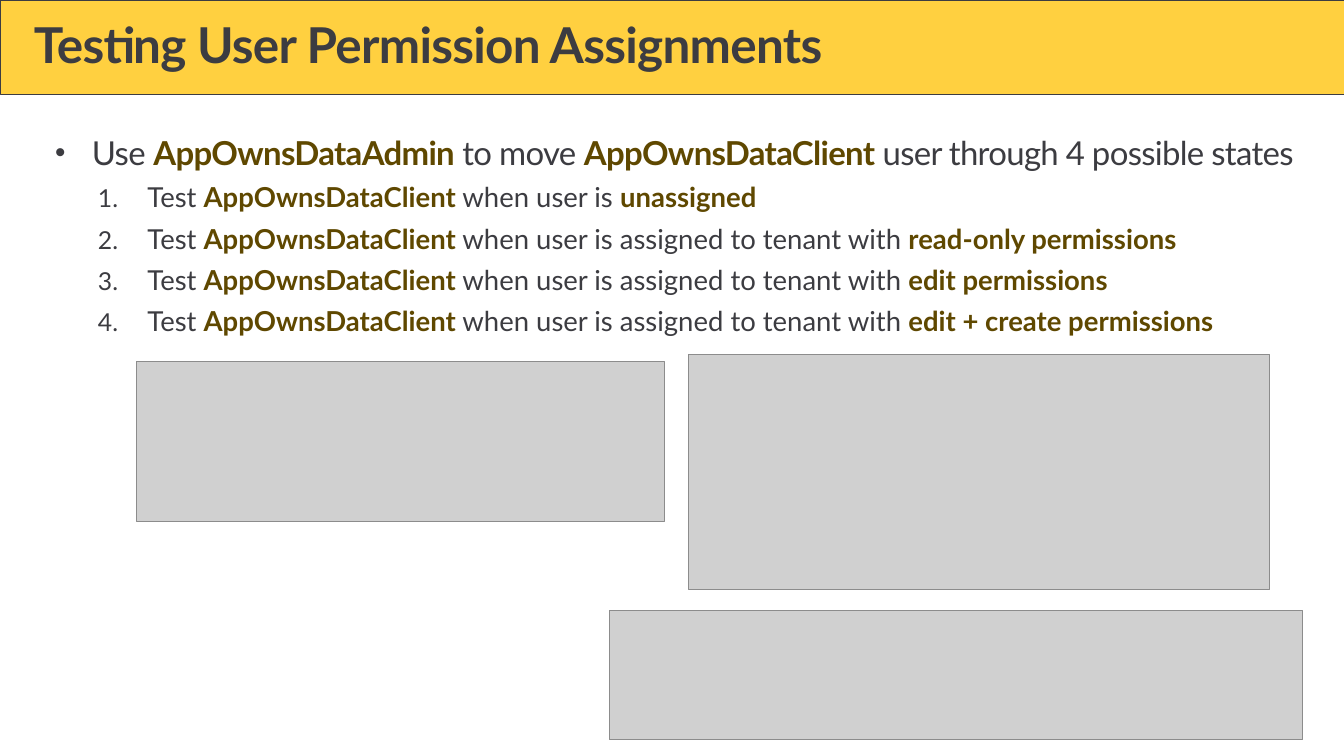
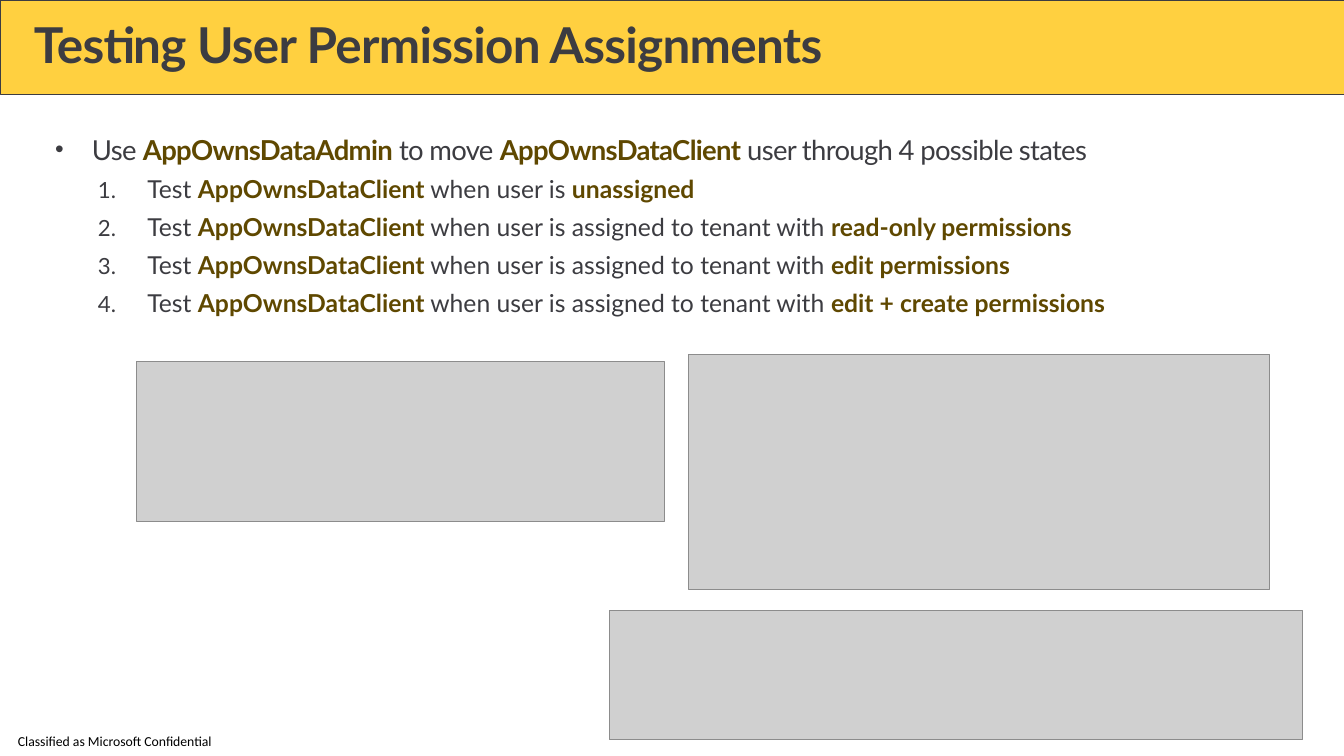
Before and after one commit to PowerBiDevCamp/Camp-Sessions, a slide deck: slide 38 of Session 11 - Introduction to the App-Owns-Data Starter Kit.pptx. Drawn at 1344x756 pixels with LibreOffice and Linux fonts; fonts in the diff are those of the drawing; grey boxes stand for pictures; background and template pictures are left out. Boxes give left, top, right and bottom in pixels: in the first picture for what was removed or moved away, otherwise in the second. Text is boxed around its words. In the diff, an @@ line names an element or a change of style, - is before the commit and + after.

```diff
--- a/Session 11 - Introduction to the App-Owns-Data Starter Kit.pptx
+++ b/Session 11 - Introduction to the App-Owns-Data Starter Kit.pptx
@@ text "Use AppOwnsDataAdmin to move AppOwnsDataClient ..." at bbox=[92, 139, 1105, 317]: size 24 to 20 pt in "Use AppOwnsDataAdmin to move AppOwnsDataClient user through ..."; size 20 to 18 pt in "Test AppOwnsDataClient when user is unassigned", "Test AppOwnsDataClient when user is assigned to ...", "Test AppOwnsDataClient when user is assigned to ...", "Test AppOwnsDataClient when user is assigned to ..." @@
@@ text added at bbox=[18, 736, 211, 746], 10 pt, text #000000 @@
+Classified as Microsoft Confidential
```
Also in this commit, not shown: 53 other slides changed, 3 other files.
